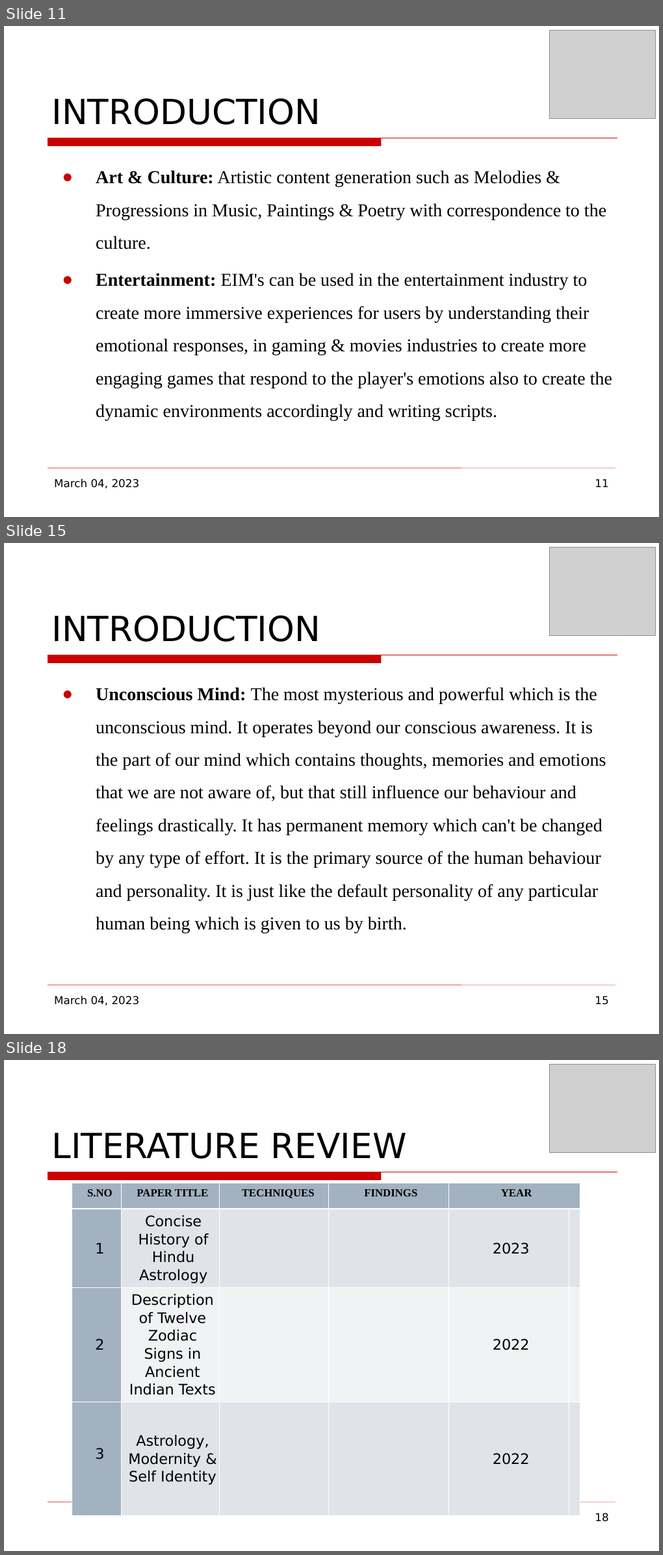
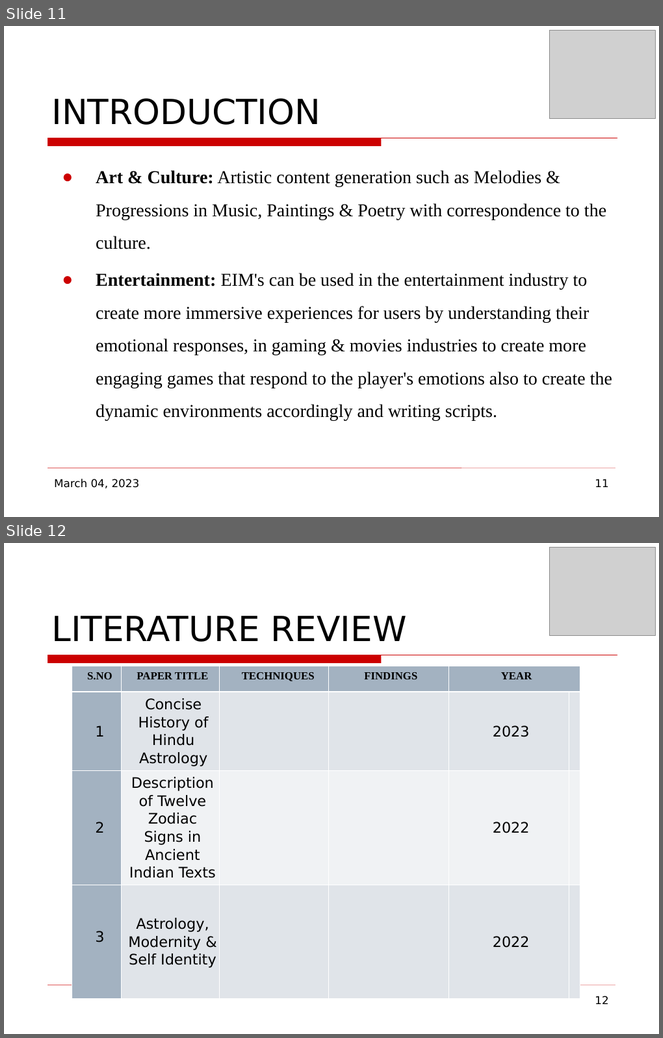
Before and after one commit to mohitlabs/Research, a slide deck: Emotionally Intelligent Machines(EIM's) & Sentiment Synthesis based on Ancient Vedic Astrology/Conference Paper.odp. Shown one above the other, each under a label of ours: slides 11, 15 and 18 before the commit, slides 11 and 12 after it; the slides between them are not shown. The pictures are 663x1555 and 663x1038 pixels, drawn with LibreOffice and Linux fonts; fonts in the diff are those of the drawing; grey boxes stand for pictures; background and template pictures are left out. Boxes give left, top, right and bottom in pixels: in the first picture for what was removed or moved away, otherwise in the second. Text is boxed around its words. In the diff, an @@ line names an element or a change of style, - is before the commit and + after.

```diff
--- a/Emotionally Intelligent Machines(EIM's) & Sentiment Synthesis based on Ancient Vedic Astrology/Conference Paper.odp
+++ b/Emotionally Intelligent Machines(EIM's) & Sentiment Synthesis based on Ancient Vedic Astrology/Conference Paper.odp
@@ slide 15 removed at (4,543,659,1034), background picture (left out); not listed: 2 template elements that a slide beside it also shows @@
@@ picture removed at (550,548,655,636) @@
@@ title removed at (51,615,321,642) @@
-INTRODUCTION
@@ text removed at (96,687,607,934) @@
-● Unconscious Mind: The most mysterious and powerful which is the unconscious mind. It operates beyond our conscious awareness. It is the part of our mind which contains thoughts, memories and emotions that we are not aware of, but that still influence our behaviour and feelings drastically. It has permanent memory which can't be changed by any type of effort. It is the primary source of the human behaviour and personality. It is just like the default personality of any particular human being which is given to us by birth.
@@ text removed at (54,996,140,1006) @@
-March 04, 2023
@@ page number removed at (595,996,608,1005) @@
-15
@@ what was slide 18 is now slide 12 @@
@@ page number at (595,996,608,1005): text changed @@
-18
+12
```
Also in this commit, not shown: 8 slides changed, 3 slides added, 5 other slides removed, 2 other files.
